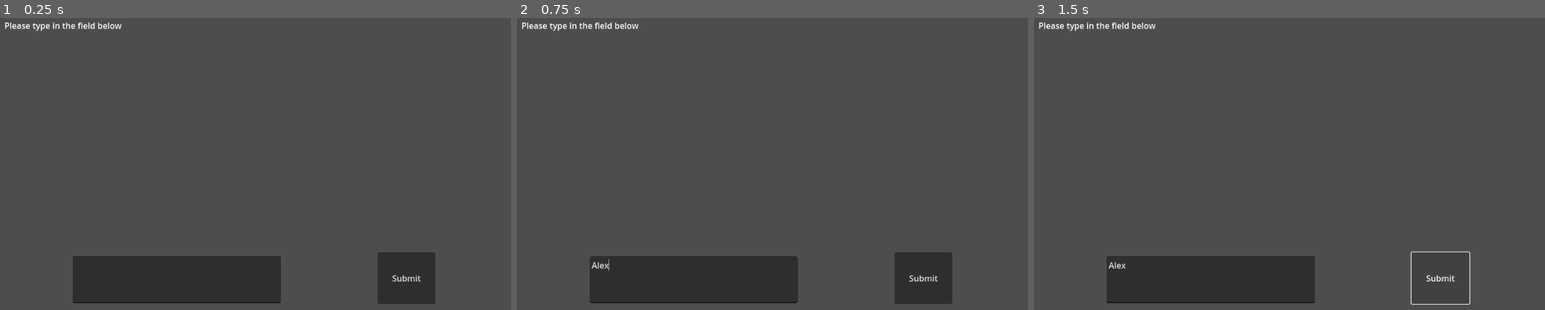
Above: before the commit, frames 1-3 (left to right).
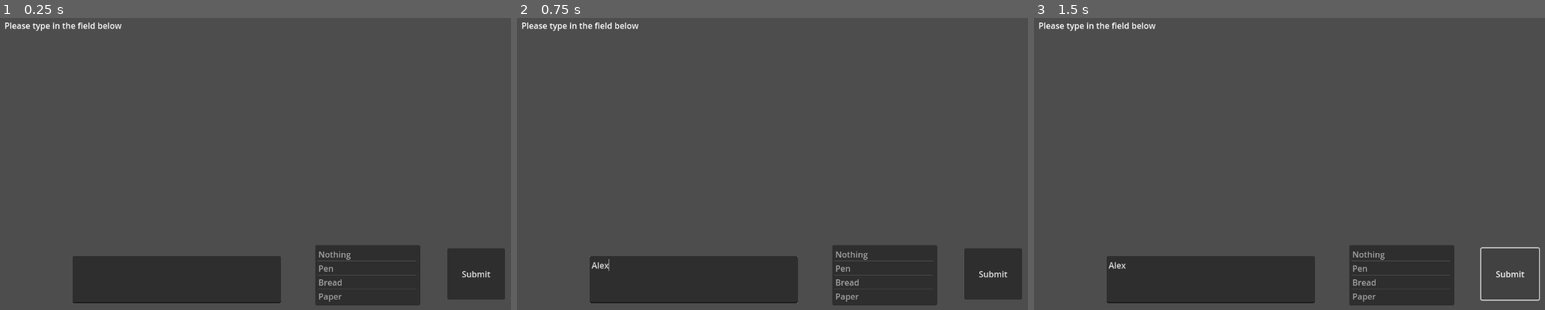
Above: after the commit, the same moments.

Repository: Sajeg/BreakOut
Game: Godot game, scene res://Scenes/sample_conversation.tscn
Two runs of this game, one before a commit and one after it. Both use one fixed random seed, a clock stepped at 60 frames per second and the inputs below.
Inputs (mouse positions are in pixels of both pictures, inside the frame that each line leads up to):
- Up to frame 1 (0.25 s): no input
- Up to frame 2 (0.75 s): click (695, 280) at 0.52 s; type "Alex" at 0.6 s
- Up to frame 3 (1.5 s): click "Submit" at 1.25 s

The runs differ from the first frame. In frame 1, 5.0% of the frame differs, in the area x 61-99%, y 77-99%; in frame 2, 5.0%; in frame 3, 3.0%.

Commit message:
fixed trading system and added player

Diff:
--- /dev/null
+++ b/Player.gd
@@ -0,0 +1,20 @@
+extends Node2D
+
+var speed = 5
+
+func _process(delta):
+	process_input()
+
+func process_input():
+	if Input.is_action_pressed("down"):
+		position.y += speed
+		$AnimationPlayer.play("walk")
+	if Input.is_action_pressed("up"):
+		position.y -= speed
+		$AnimationPlayer.play("walk")
+	if Input.is_action_pressed("right"):
+		position.x += speed
+		$AnimationPlayer.play("walk")
+	if Input.is_action_pressed("left"):
+		position.x -= speed
+		$AnimationPlayer.play("walk")
--- /dev/null
+++ b/Scenes/player.tscn
@@ -0,0 +1,168 @@
+[gd_scene load_steps=8 format=3 uid="uid://bys67aluqyox4"]
+
+[ext_resource type="Script" path="res://Player.gd" id="1_vwn2r"]
+[ext_resource type="Texture2D" path="res://Assets/Idle-Sheet.png" id="2_a7yuu"]
+[ext_resource type="Texture2D" uid="uid://exomugydqmjm" path="res://Assets/Player/Run-Sheet.png" id="3_csmki"]
+
+[sub_resource type="Animation" id="Animation_6kvyr"]
+resource_name = "idle"
+loop_mode = 1
+step = 0.05
+tracks/0/type = "value"
+tracks/0/imported = false
+tracks/0/enabled = true
+tracks/0/path = NodePath("Idle-sheet:visible")
+tracks/0/interp = 1
+tracks/0/loop_wrap = true
+tracks/0/keys = {
+"times": PackedFloat32Array(0),
+"transitions": PackedFloat32Array(1),
+"update": 1,
+"values": [true]
+}
+tracks/1/type = "value"
+tracks/1/imported = false
+tracks/1/enabled = true
+tracks/1/path = NodePath("Idle-sheet:frame")
+tracks/1/interp = 1
+tracks/1/loop_wrap = true
+tracks/1/keys = {
+"times": PackedFloat32Array(0, 0.25, 0.5, 0.75),
+"transitions": PackedFloat32Array(1, 1, 1, 1),
+"update": 1,
+"values": [0, 1, 3, 0]
+}
+tracks/2/type = "value"
+tracks/2/imported = false
+tracks/2/enabled = true
+tracks/2/path = NodePath("Run-sheet:visible")
+tracks/2/interp = 1
+tracks/2/loop_wrap = true
+tracks/2/keys = {
+"times": PackedFloat32Array(0),
+"transitions": PackedFloat32Array(1),
+"update": 1,
+"values": [false]
+}
+
+[sub_resource type="Animation" id="Animation_fh4qs"]
+length = 0.001
+tracks/0/type = "value"
+tracks/0/imported = false
+tracks/0/enabled = true
+tracks/0/path = NodePath("Idle-sheet:visible")
+tracks/0/interp = 1
+tracks/0/loop_wrap = true
+tracks/0/keys = {
+"times": PackedFloat32Array(0),
+"transitions": PackedFloat32Array(1),
+"update": 1,
+"values": [true]
+}
+tracks/1/type = "value"
+tracks/1/imported = false
+tracks/1/enabled = true
+tracks/1/path = NodePath("Idle-sheet:frame")
+tracks/1/interp = 1
+tracks/1/loop_wrap = true
+tracks/1/keys = {
+"times": PackedFloat32Array(0),
+"transitions": PackedFloat32Array(1),
+"update": 1,
+"values": [0]
+}
+tracks/2/type = "value"
+tracks/2/imported = false
+tracks/2/enabled = true
+tracks/2/path = NodePath("Run-sheet:visible")
+tracks/2/interp = 1
+tracks/2/loop_wrap = true
+tracks/2/keys = {
+"times": PackedFloat32Array(0),
+"transitions": PackedFloat32Array(1),
+"update": 1,
+"values": [false]
+}
+tracks/3/type = "value"
+tracks/3/imported = false
+tracks/3/enabled = true
+tracks/3/path = NodePath("Run-sheet:frame")
+tracks/3/interp = 1
+tracks/3/loop_wrap = true
+tracks/3/keys = {
+"times": PackedFloat32Array(0),
+"transitions": PackedFloat32Array(1),
+"update": 1,
+"values": [0]
+}
+
+[sub_resource type="Animation" id="Animation_jdpdj"]
+resource_name = "walk"
+length = 1.2
+loop_mode = 1
+tracks/0/type = "value"
+tracks/0/imported = false
+tracks/0/enabled = true
+tracks/0/path = NodePath("Run-sheet:visible")
+tracks/0/interp = 1
+tracks/0/loop_wrap = true
+tracks/0/keys = {
+"times": PackedFloat32Array(0),
+"transitions": PackedFloat32Array(1),
+"update": 1,
+"values": [true]
+}
+tracks/1/type = "value"
+tracks/1/imported = false
+tracks/1/enabled = true
+tracks/1/path = NodePath("Idle-sheet:visible")
+tracks/1/interp = 1
+tracks/1/loop_wrap = true
+tracks/1/keys = {
+"times": PackedFloat32Array(0),
+"transitions": PackedFloat32Array(1),
+"update": 1,
+"values": [false]
+}
+tracks/2/type = "value"
+tracks/2/imported = false
+tracks/2/enabled = true
+tracks/2/path = NodePath("Run-sheet:frame")
+tracks/2/interp = 1
+tracks/2/loop_wrap = true
+tracks/2/keys = {
+"times": PackedFloat32Array(0, 0.2, 0.4, 0.6, 0.8, 1),
+"transitions": PackedFloat32Array(1, 1, 1, 1, 1, 1),
+"update": 1,
+"values": [0, 1, 2, 3, 4, 5]
+}
+
+[sub_resource type="AnimationLibrary" id="AnimationLibrary_ystxh"]
+_data = {
+"RESET": SubResource("Animation_fh4qs"),
+"idle": SubResource("Animation_6kvyr"),
+"walk": SubResource("Animation_jdpdj")
+}
+
+[node name="Player" type="Node2D"]
+script = ExtResource("1_vwn2r")
+
+[node name="Idle-sheet" type="Sprite2D" parent="."]
+texture_filter = 1
+position = Vector2(0, -49)
+scale = Vector2(3, 3)
+texture = ExtResource("2_a7yuu")
+hframes = 4
+
+[node name="Run-sheet" type="Sprite2D" parent="."]
+visible = false
+texture_filter = 1
+position = Vector2(0, -96)
+scale = Vector2(3, 3)
+texture = ExtResource("3_csmki")
+hframes = 6
+
+[node name="AnimationPlayer" type="AnimationPlayer" parent="."]
+libraries = {
+"": SubResource("AnimationLibrary_ystxh")
+}
--- a/Scenes/sample_conversation.tscn
+++ b/Scenes/sample_conversation.tscn
@@ -1,7 +1,8 @@
-[gd_scene load_steps=3 format=3 uid="uid://t61gnqnkreh4"]
+[gd_scene load_steps=4 format=3 uid="uid://t61gnqnkreh4"]
 
 [ext_resource type="Script" path="res://Scripts/sample_conversation.gd" id="1_3qfs5"]
 [ext_resource type="PackedScene" uid="uid://deg2j8cndure2" path="res://Scenes/ai_manager.tscn" id="2_pmk35"]
+[ext_resource type="PackedScene" uid="uid://bys67aluqyox4" path="res://Scenes/player.tscn" id="3_hqeqc"]
 
 [node name="SampleConversation" type="Node2D"]
 script = ExtResource("1_3qfs5")
@@ -23,10 +24,10 @@
 text = "Please type in the field below"
 
 [node name="Button" type="Button" parent="."]
-offset_left = 780.0
-offset_top = 488.0
-offset_right = 891.0
-offset_bottom = 587.0
+offset_left = 914.0
+offset_top = 480.0
+offset_right = 1025.0
+offset_bottom = 579.0
 text = "Submit"
 
 [node name="Friendship" type="Label" parent="."]
@@ -41,5 +42,22 @@
 offset_right = 849.0
 offset_bottom = 629.0
 
+[node name="ItemList" type="ItemList" parent="."]
+offset_left = 660.0
+offset_top = 474.0
+offset_right = 862.0
+offset_bottom = 590.0
+item_count = 4
+item_0/text = "Nothing"
+item_1/text = "Pen"
+item_2/text = "Bread"
+item_3/text = "Paper"
+
+[node name="Player" parent="." instance=ExtResource("3_hqeqc")]
+visible = false
+position = Vector2(810, 126)
+
 [connection signal="new_response" from="AIManager" to="." method="_on_ai_manager_new_response"]
 [connection signal="pressed" from="Button" to="." method="_on_button_pressed"]
+[connection signal="item_clicked" from="ItemList" to="." method="_on_item_list_item_clicked"]
+[connection signal="multi_selected" from="ItemList" to="." method="_on_item_list_multi_selected"]
--- a/Scripts/sample_conversation.gd
+++ b/Scripts/sample_conversation.gd
@@ -1,14 +1,33 @@
 extends Node2D
 
-var text
-var friendship
-var inventory
+var inventory = []
 
 func _on_button_pressed():
-	$AIManager.add_message($TextEdit.text, ["Pen"])
+	if inventory == ["Nothing"]:
+		$AIManager.add_message($TextEdit.text)
+	else:
+		$AIManager.add_message($TextEdit.text, inventory)
+		#var item_count = $ItemList.get_item_count()
+		#for i in item_count - 1:
+		#	if $ItemList.get_item_text(i) == inventory[0]:
+		#		$ItemList.remove_item(i)
+		inventory == []
 
 
 func _on_ai_manager_new_response(text, friendship, inventory):
 	$RichTextLabel.text = text
 	$Friendship.text = "friendship: " + str(friendship)
 	$NPCInventory.text = "NPC inventory: " + str(inventory)
+
+
+func _on_item_list_multi_selected(index, selected):
+	if selected:
+		inventory.append($ItemList.get_item_text(index))
+
+
+
+func _on_item_list_item_clicked(index, at_position, mouse_button_index):
+	if $ItemList.get_item_text(index) in inventory:
+		inventory.erase($ItemList.get_item_text(index))
+	else:
+		inventory.append($ItemList.get_item_text(index))
--- a/project.godot
+++ b/project.godot
@@ -14,3 +14,31 @@
 run/main_scene="res://Scenes/sample_conversation.tscn"
 config/features=PackedStringArray("4.2", "Forward Plus")
 config/icon="res://icon.svg"
+
+[input]
+
+up={
+"deadzone": 0.5,
+"events": [Object(InputEventKey,"resource_local_to_scene":false,"resource_name":"","device":-1,"window_id":0,"alt_pressed":false,"shift_pressed":false,"ctrl_pressed":false,"meta_pressed":false,"pressed":false,"keycode":0,"physical_keycode":87,"key_label":0,"unicode":119,"echo":false,"script":null)
+]
+}
+down={
+"deadzone": 0.5,
+"events": [Object(InputEventKey,"resource_local_to_scene":false,"resource_name":"","device":-1,"window_id":0,"alt_pressed":false,"shift_pressed":false,"ctrl_pressed":false,"meta_pressed":false,"pressed":false,"keycode":0,"physical_keycode":83,"key_label":0,"unicode":115,"echo":false,"script":null)
+]
+}
+right={
+"deadzone": 0.5,
+"events": [Object(InputEventKey,"resource_local_to_scene":false,"resource_name":"","device":-1,"window_id":0,"alt_pressed":false,"shift_pressed":false,"ctrl_pressed":false,"meta_pressed":false,"pressed":false,"keycode":0,"physical_keycode":68,"key_label":0,"unicode":100,"echo":false,"script":null)
+]
+}
+left={
+"deadzone": 0.5,
+"events": [Object(InputEventKey,"resource_local_to_scene":false,"resource_name":"","device":-1,"window_id":0,"alt_pressed":false,"shift_pressed":false,"ctrl_pressed":false,"meta_pressed":false,"pressed":false,"keycode":0,"physical_keycode":65,"key_label":0,"unicode":97,"echo":false,"script":null)
+]
+}
+submit={
+"deadzone": 0.5,
+"events": [Object(InputEventKey,"resource_local_to_scene":false,"resource_name":"","device":-1,"window_id":0,"alt_pressed":false,"shift_pressed":false,"ctrl_pressed":false,"meta_pressed":false,"pressed":false,"keycode":0,"physical_keycode":4194309,"key_label":0,"unicode":0,"echo":false,"script":null)
+]
+}
Binary file added: Assets/Player/Idle-Sheet.png
Not shown, added: Assets/Player/Idle-Sheet.png.import
Binary file added: Assets/Player/Run-Sheet.png
Not shown, added: Assets/Player/Run-Sheet.png.import
Binary file added: Assets/Props.png
Not shown, added: Assets/Props.png.import
Binary file added: Assets/Tiles.png
Not shown, added: Assets/Tiles.png.import
Not shown, changed: README.md
